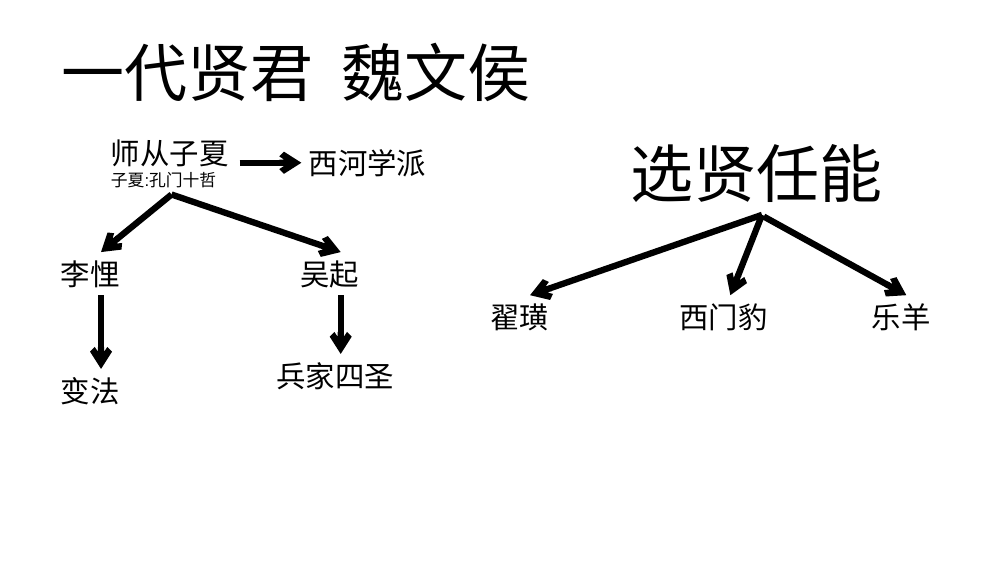
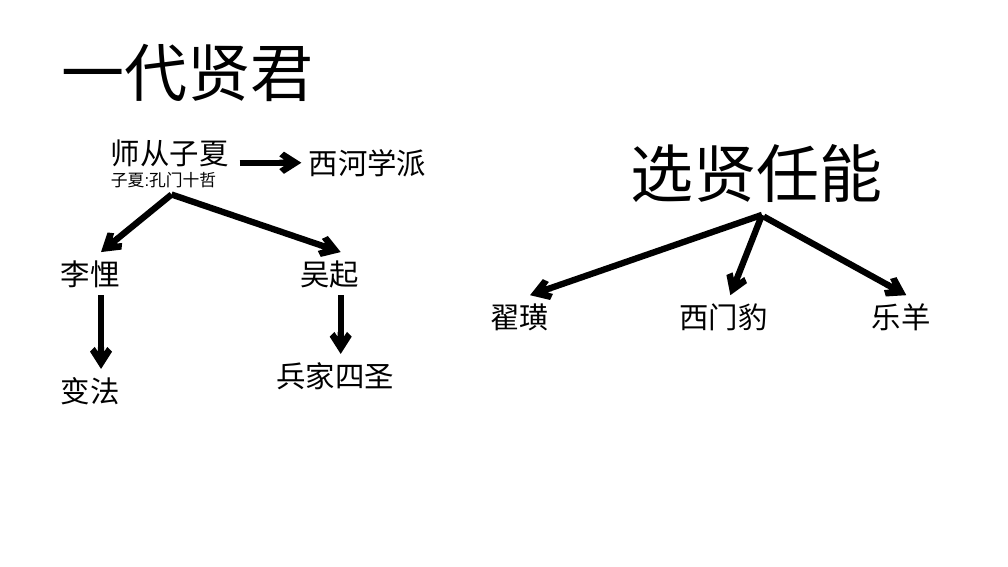
Before and after one commit to DaccPonding/learn_for_yourself, a slide deck: slide 3 of 阿正的分享.pptx. Drawn at 1008x567 pixels with LibreOffice and Linux fonts; fonts in the diff are those of the drawing. Boxes give left, top, right and bottom in pixels: in the first picture for what was removed or moved away, otherwise in the second. Text is boxed around its words. In the diff, an @@ line names an element or a change of style, - is before the commit and + after.

```diff
--- a/阿正的分享.pptx
+++ b/阿正的分享.pptx
@@ title at <box>61,44,313,102</box>: text changed @@
-一代贤君 魏文侯
+一代贤君
```
Also in this commit, not shown: 5 other slides changed, 6 slides added, 1 slide removed, 1 other file.
